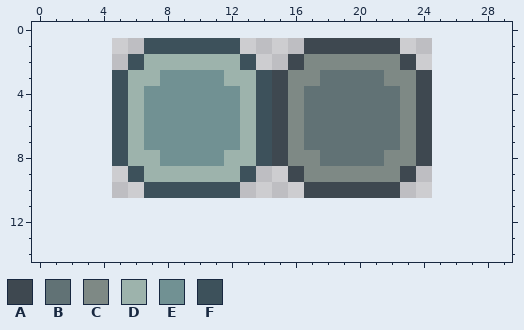
A pixel-art sprite gets an edit: jackseptijam/assets/2d/hud/volumeKnobSheet.png. This is how it looked before the edit.
The file is 20x10 pixels. The old version is drawn lined up with the new one, on the new canvas.
Palette (. is transparent): A #3e4850  B #617275  C #7e8985  D #9db3ac  E #719193  F #3d515b
Pixels before, first column x 5:
 1 ..FFFFFF....AAAAAA..
 2 .FDDDDDDF..ACCCCCCA.
 3 FDDEEEEDDFACCBBBBCCA
 4 FDEEEEEEDFACBBBBBBCA
 5 FDEEEEEEDFACBBBBBBCA
 6 FDEEEEEEDFACBBBBBBCA
 7 FDEEEEEEDFACBBBBBBCA
 8 FDDEEEEDDFACCBBBBCCA
 9 .FDDDDDDF..ACCCCCCA.
10 ..FFFFFF....AAAAAA..
After:
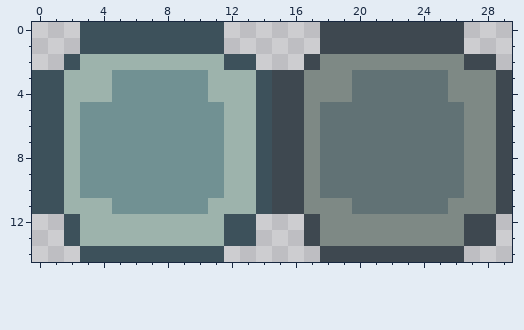
Edits made:
canvas 20x10 -> 30x15, the old top-left corner now at 5,1
Changed rows in their new state; - is an unchanged pixel.
first column x 0:
 0 ---FFFFFFFFF------AAAAAAAAA---
 1 ---FFFF-----.----.-----AAAA---
 2 --FDDDD-----F---.A-----CCCCAA-
 3 FFDDDEEE---D----A-CC--BBBBCCCA
 4 FFDDDEE----DD---ACCC---BBBCCCA
 5 FFDEEEE-----D---AC-----BBBBCCA
 6 FFDEEEE-----D---AC-----BBBBCCA
 7 FFDEEEE-----D---AC-----BBBBCCA
 8 FFDEEEEE--------A-----BBBBBCCA
 9 FFDEEEEEEEEE-DFA--BBBBBBBBBCCA
10 FFDEEEEEEEEEDDFAACBBBBBBBBBCCA
11 FFDDDEEEEEEDDDFAACCCBBBBBBCCCA
12 --FDDDDDDDDDFF---ACCCCCCCCCAA-
13 --FDDDDDDDDDFF---ACCCCCCCCCAA-
14 ---FFFFFFFFF------AAAAAAAAA---
